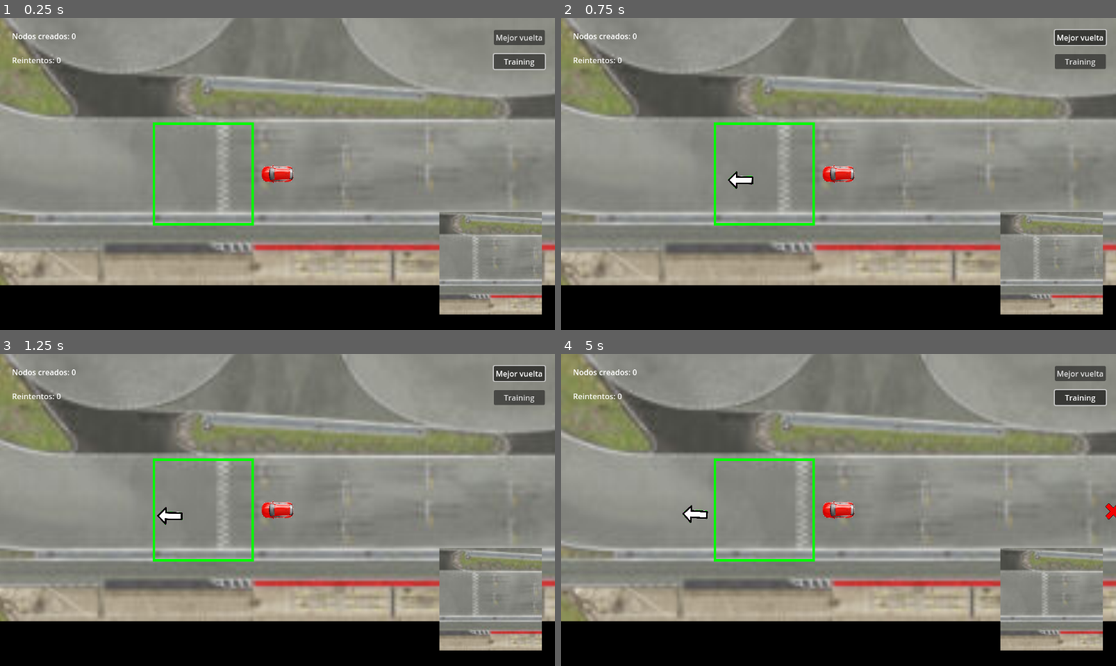
Above: before the commit, frames 1-4 (two rows, left to right).
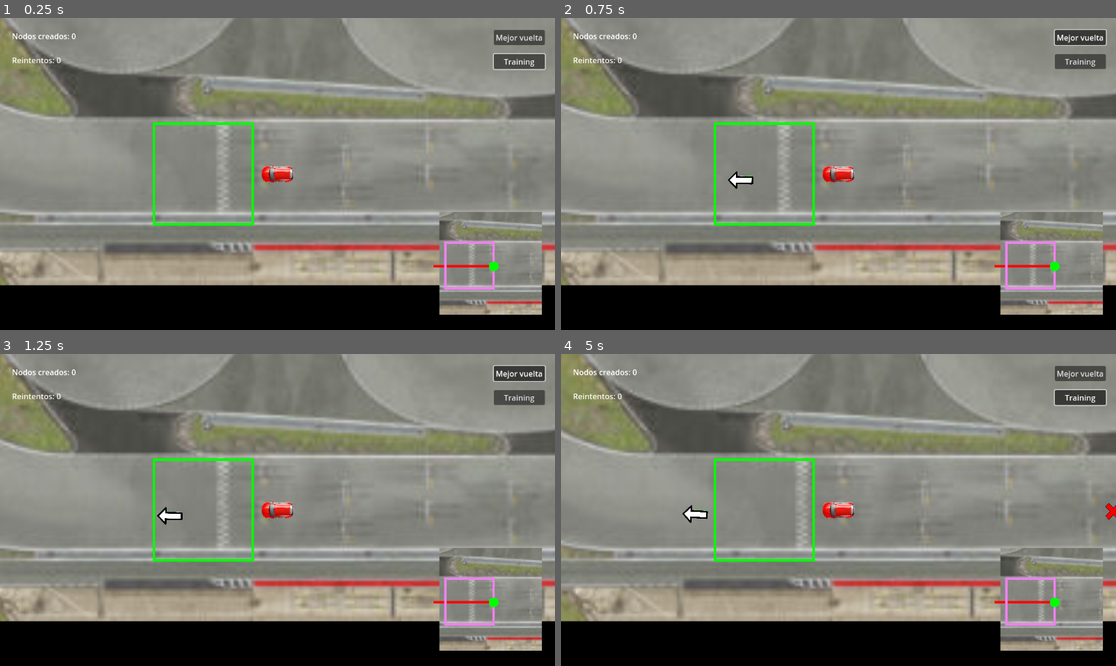
Above: after the commit, the same moments.

Repository: RufusWein/MachineLearningRacing
Game: Godot game, scene res://racing_game.tscn
Two runs of this game, one before a commit and one after it. Both use one fixed random seed, a clock stepped at 60 frames per second and the inputs below.
Inputs:
- Up to frame 1 (0.25 s): no input
- Up to frame 2 (0.75 s): click "Mejor vuelta" at 0.5 s
- Up to frame 3 (1.25 s): no input
- Up to frame 4 (5 s): click "Training" at 1.25 s; tap Enter at 2 s; hold Right (ui_right) 2.03-2.78 s; hold Down (ui_down) 2.78-3.53 s; tap Space at 3.5 s; hold Right (ui_right) 3.53-4.28 s; hold Up (ui_up) from 4.28 s (still down)

The runs differ from the first frame. In frame 1, 2.8% of the frame differs, in the area x 78-98%, y 62-96%; in frame 2, 2.8%; in frame 3, 2.8%; in frame 4, 2.7%.

Commit message:
Changes for capture map rotate in right-bottom corner

Diff:
--- a/scripts/updatePanel.gd
+++ b/scripts/updatePanel.gd
@@ -21,8 +21,8 @@
 func _process(_delta :  float) -> void:
 	_update_panel(newTexture);
 
-func _update_panel(texture: Texture2D) -> void:
-	newTexture = texture;
+func _update_panel(_texture: Texture2D) -> void:
+	newTexture = _texture;
 	updatePanel = true;
 	queue_redraw();
 
@@ -31,15 +31,26 @@
 		var posCar : Vector2 = cochito.global_position
 		posCar.x = posCar.x / 5.13;
 		posCar.y = posCar.y / 5.22;
-		posCar.x += 60;
-		posCar.y += (251 - 93);
+		posCar.x += 63; #sin( cochito.global_rotation ) + 63;
+		posCar.y += 153; #cos( cochito.global_rotation ) + 155;
 		var image : Image =  texture.get_image().get_region( Rect2(posCar, Vector2(100,100)) );
-		#image.flip_y();
-		#image.flip_x();
-
 		newTexture = ImageTexture.create_from_image( image );
 		newTexture.set_size_override( Vector2(50,50) );
 		draw_texture(newTexture, Vector2(2.5,2.5) );
-		#self.get_material().set_shader_parameter("_radians", cochito.global_rotation + 3.141516);
 		self.get_material().set_shader_parameter("_radians", cochito.global_rotation );
+		var posLook : Vector2 = Vector2(25,25);
+		posLook.x = sin( cochito.global_rotation );
+		posLook.y = cos( cochito.global_rotation );
+		draw_line(posLook, posLook, Color.RED, 1.0);
+		self.draw_set_transform( Vector2.ZERO, 6.283185 - cochito.global_rotation , Vector2(1,1) )
+		var angleFix : float = cochito.global_rotation * 2;
+		posLook.x = sin( angleFix - 1.5707 ) * 25 + 25;
+		posLook.y = 25 ;
+		draw_line( Vector2(25,25), posLook, Color.RED, 1.0);
+		posLook.x = 25;
+		posLook.y = cos( angleFix + 1.5707 ) * 25 + 25;
+		draw_line( Vector2(25,25), posLook, Color.BLUE, 1.0);
+		var rect: Rect2 = Rect2( sin( angleFix - 1.5707 ) * 10 + 15 , cos( angleFix + 1.5707 ) * 10 + 15, 20,19 );
+		draw_rect( rect, Color.VIOLET, false, 1.0);
+		draw_circle( Vector2(25,25), 2.0, Color.GREEN);
 		#updatePanel = false;
--- a/shaderRotateUV.gdshader
+++ b/shaderRotateUV.gdshader
@@ -1,7 +1,4 @@
 shader_type canvas_item;
-//render_mode unshaded, blend_disabled;
-
-uniform float speed = 1.0;
 
 uniform float _radians = 0.0;
 
@@ -16,6 +13,5 @@
 }
 
 void vertex() {
-    //VERTEX = rotateUV(VERTEX, 0.5/TEXTURE_PIXEL_SIZE, TIME * speed);
     VERTEX = rotateUV(VERTEX, 0.5/TEXTURE_PIXEL_SIZE, _radians );
 }
